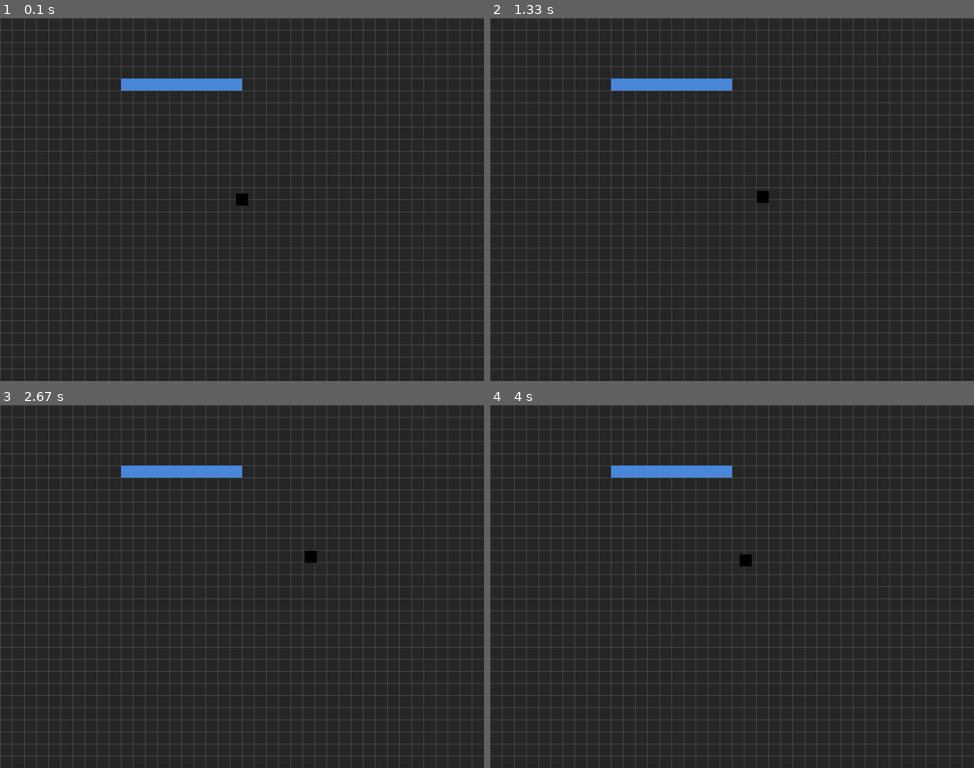
Above: before the commit, frames 1-4 (two rows, left to right).
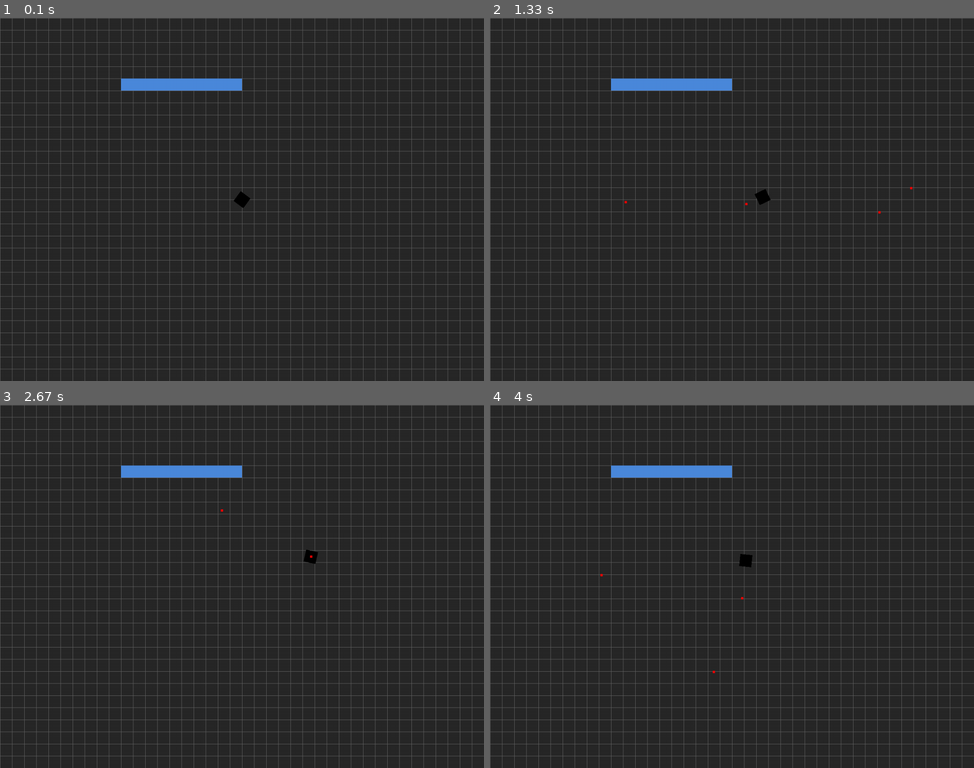
Above: after the commit, the same moments.

Repository: kangshwan/coop_pygame
Game: pygame game, started from main.py
The game is run twice, just before and just after one commit, with the same random seed, the same clock (stepped at 60 frames per second) and the same inputs.
Inputs (mouse positions are in pixels of both pictures, inside the frame that each line leads up to):
- Up to frame 1 (0.1 s): no input
- Up to frame 2 (1.33 s): press the mouse at (886, 188) at 0.37 s; move the mouse to (809, 206) at 0.47 s; release the mouse at (732, 221) at 0.6 s; hold D 0.67-1.13 s; click (615, 203) at 0.75 s; hold W from 1.17 s (still down); click (581, 282) at 1.25 s
- Up to frame 3 (2.67 s): release W at 1.47 s; hold D 1.5-1.97 s; click (300, 619) at 1.58 s; hold A 2-2.53 s; click (116, 452) at 2.08 s; hold S from 2.57 s (still down); click (125, 513) at 2.65 s
- Up to frame 4 (4 s): release S at 2.87 s; hold A 2.9-3.3 s; click (557, 575) at 2.98 s; hold W 3.33-3.7 s; click (707, 680) at 3.42 s; hold D from 3.73 s (still down); click (736, 626) at 3.82 s

The runs differ from the first frame. In frame 1, less than 0.1% of the frame differs, in the area x 48-52%, y 47-53%; in frame 2, less than 0.1%, in the area x 27-88%, y 46-54%; in frame 3, less than 0.1%; in frame 4, less than 0.1%.

Commit message:
added bullet

Diff:
--- a/main.py
+++ b/main.py
@@ -28,7 +28,7 @@
         self.playing = True
         #if self.playing is True, that means now playing game.
         while self.playing:
-            self.clock.tick(FPS)
+            self.dt = self.clock.tick(FPS)/1000
             #set the frame per second
             self.events()
             #events for keyboard and mouse input
--- a/setting.py
+++ b/setting.py
@@ -25,6 +25,7 @@
 # gun properties
 BULLET_SPEED = 500
 BULLET_LIFETIME = 1000
+BULLET_RATE = 150
 
 
 
--- a/sprites.py
+++ b/sprites.py
@@ -27,6 +27,8 @@
         self.vel = vec(0,0)
         self.acc = vec(0,0)
         self.acc_max = vec()
+        self.rot = 0
+        self.last_shot = 0
 
     def load_images(self):
         self.image = pg.Surface(self.size, pg.SRCALPHA)
@@ -43,11 +45,20 @@
             self.acc.y = -PLAYER_ACC
         if keys[pg.K_s]:
             self.acc.y = PLAYER_ACC
+        key = pg.mouse.get_pressed()
+        if key[0]:
+            now = pg.time.get_ticks()
+            if now - self.last_shot > BULLET_RATE:
+                self.last_shot = now
+                dir = vec(1,0).rotate(self.rot)
+                Bullet(self.game, self.pos, dir)
 
     def update(self):
         self.acc = vec(0,0)
         self.get_keys()
         self.animate()
+        self.rotate()
+
         # apply friction
         self.acc += self.vel*PLAYER_FRICTION
         #equations of motion
@@ -82,6 +93,7 @@
                     self.pos.y = hits[0].rect.bottom + self.rect.height/2
                 self.vel.y = 0
                 self.rect.centery = self.pos.y
+
     def animate(self):
         pass
     def magnitude(self):
@@ -94,6 +106,7 @@
         radius, angle = direction.as_polar()
         # Rotate the image by the negative angle (y-axis in pygame is flipped).
         self.image = pg.transform.rotate(self.orig_image, -angle)
+        self.rot = angle
         # Create a new rect with the center of the old rect.
         self.rect = self.image.get_rect(center=self.rect.center)
 
@@ -116,17 +129,32 @@
         #print('arm pos', self.pos)
 
         pass
-class bullet(pg.sprite.Sprite):
+class Bullet(pg.sprite.Sprite):
     def __init__(self, game, pos, dir):
-        self.groups = game.all_sprites
+        self.groups = game.all_sprites, game.bullets
         pg.sprite.Sprite.__init__(self, self.groups)
+        self.game = game
+        self.size = (6,6)
         self.load_images()
-        self.image = self
+        self.rect = self.image.get_rect()
+        self.pos = vec(pos)
+        self.rect.center = pos
+        self.vel = dir * BULLET_SPEED
+        self.spawn_time = pg.time.get_ticks()
+
 
     def load_images(self):
         self.image = pg.Surface(self.size, pg.SRCALPHA)
-        self.image.fill(BLACK)
+        self.image.fill(RED)
         pass
+
+    def update(self):
+        self.pos += self.vel * self.game.dt
+        self.rect.center = self.pos
+        if pg.time.get_ticks() - self.spawn_time > BULLET_LIFETIME:
+            self.kill()
+
+
 class Wall(pg.sprite.Sprite):
     def __init__(self, game, x, y):
         self.groups = game.all_sprites, game.walls
